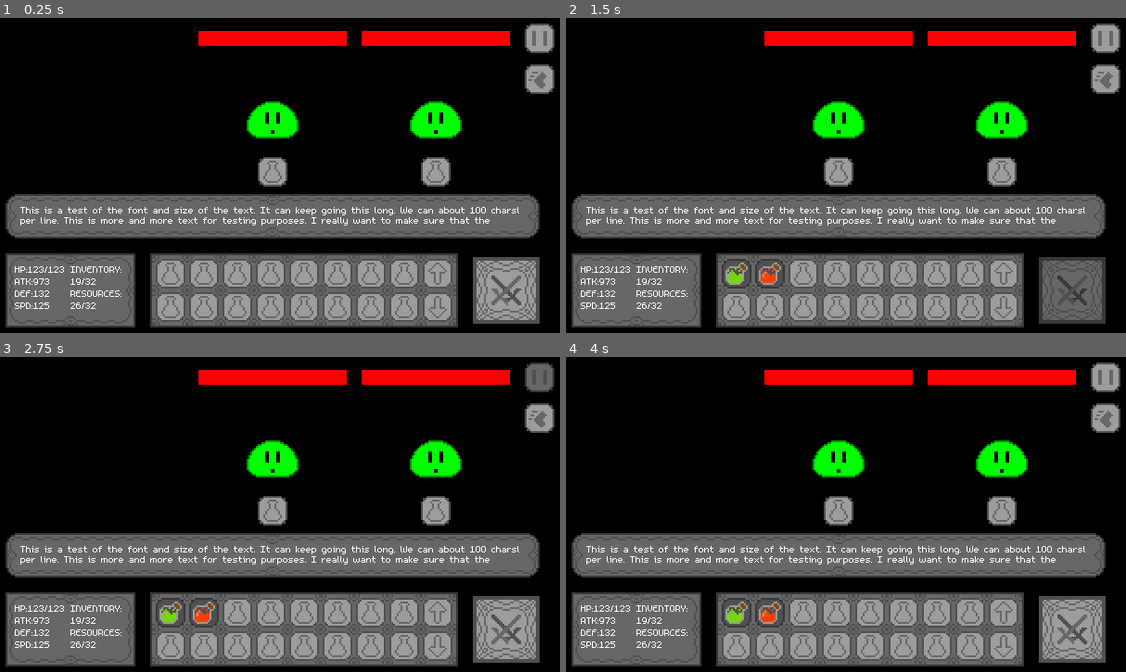
Above: before the commit, frames 1-4 (two rows, left to right).
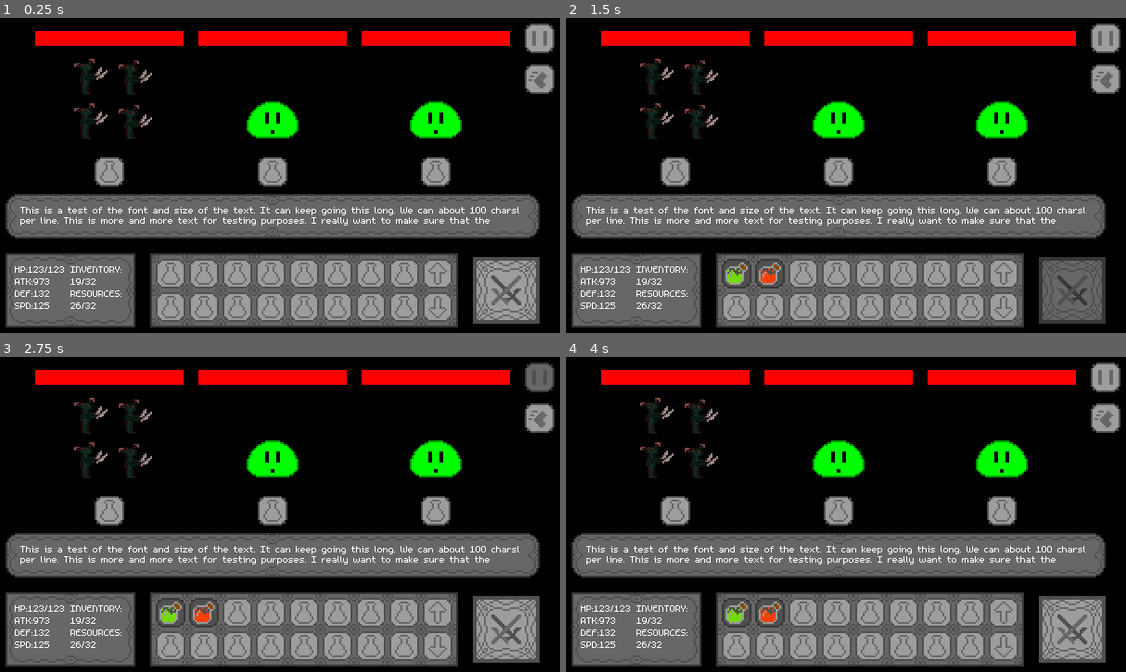
Above: after the commit, the same moments.

Repository: rbristo1/Just-a-Sip
Game: Godot game, scene res://Scenes/Battle.tscn
The game is run twice, just before and just after one commit, with the same random seed, the same clock (stepped at 60 frames per second) and the same inputs.
Inputs (mouse positions are in pixels of both pictures, inside the frame that each line leads up to):
- Up to frame 1 (0.25 s): no input
- Up to frame 2 (1.5 s): click (1070, 288) at 0.5 s; click (1070, 288) at 1.25 s
- Up to frame 3 (2.75 s): click (537, 375) at 2 s
- Up to frame 4 (4 s): click (1103, 416) at 2.75 s; click (840, 555) at 3.5 s

The runs differ from the first frame. In frame 1, 2.4% of the frame differs, in the area x 6-33%, y 4-54%; in frame 2, 2.4%; in frame 3, 2.4%; in frame 4, 2.4%.

Commit message:
fixed bug with enemygen

Diff:
--- a/only_one/Scripts/enemy.gd
+++ b/only_one/Scripts/enemy.gd
@@ -59,8 +59,12 @@
 		$ItemSlotRow/BattleItemSlot3.z_index = -100
 
 func generateEnemies():
+	enemies = [-1,-1,-1]
 	#-1 denotes no enemy
-	enemies = [-1,0,0]
+	var numEnemies = randi()%3+1
+	for i in numEnemies:
+		enemies[(1+i)%3] = randi()%2
+
 
 func loadEnemyCache() -> void:
 	if not FileAccess.file_exists(enemiesFile):
